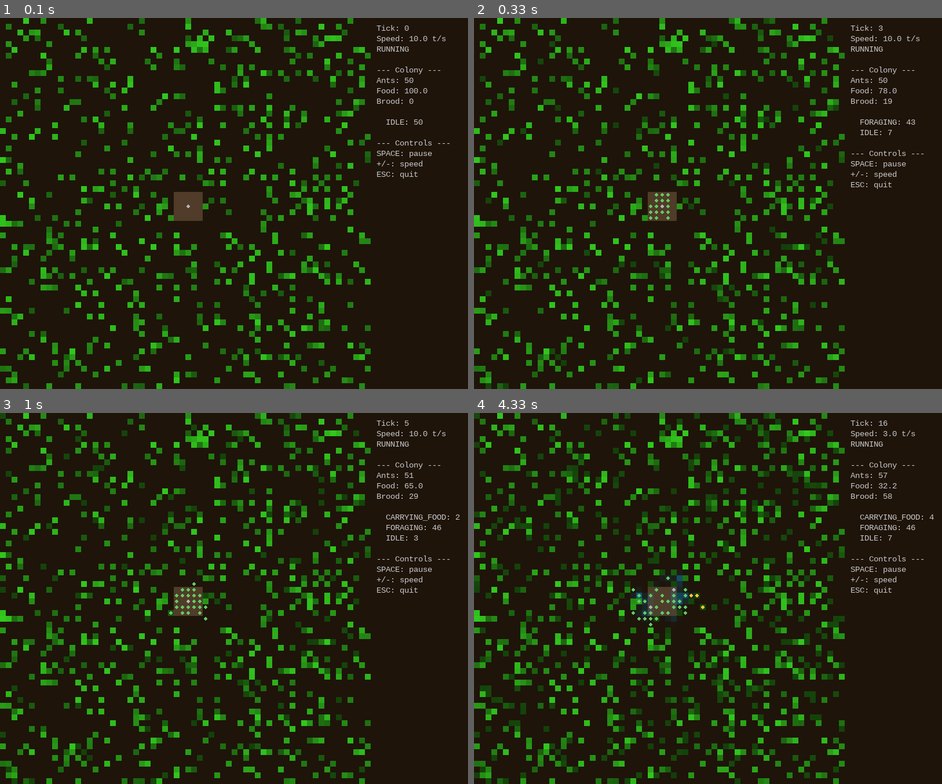
Above: before the commit, frames 1-4 (two rows, left to right).
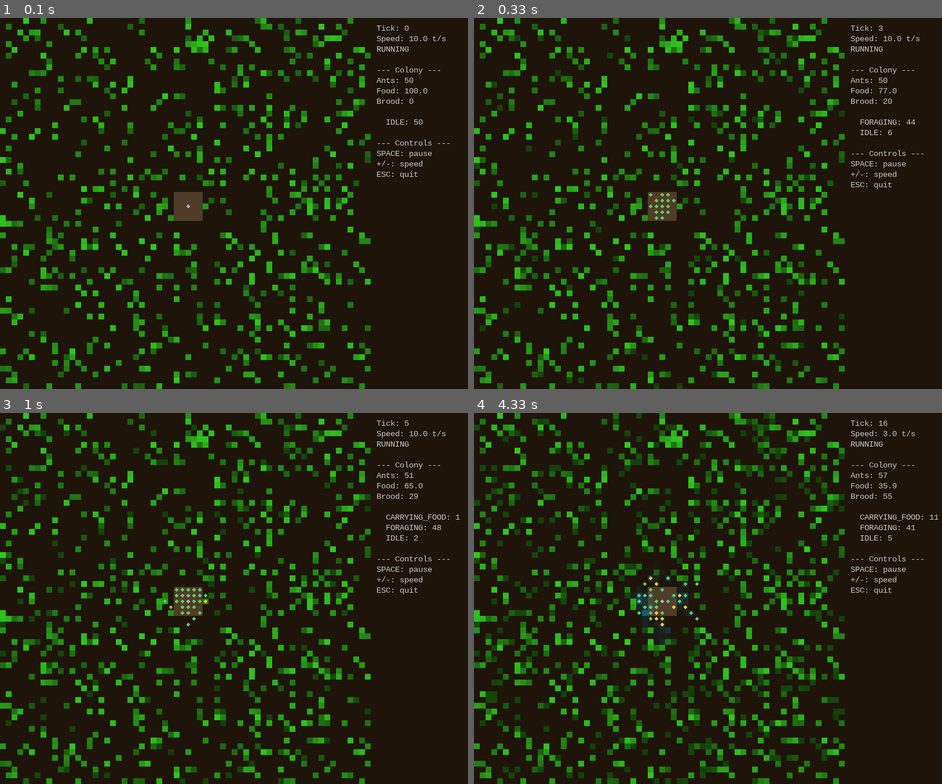
Above: after the commit, the same moments.

Repository: petrofang/anthemyr
Game: pygame game, started from anthemyr/__main__.py
Same seed, same stepped clock (60 frames per second), same inputs: the game is played once before the commit and once after it.
Inputs:
- Up to frame 1 (0.1 s): no input
- Up to frame 2 (0.33 s): no input
- Up to frame 3 (1 s): tap Space at 0.33, 0.73 s
- Up to frame 4 (4.33 s): tap Space at 1.03, 1.23, 1.57, 1.87, 2.07, 2.37, 2.63, 2.97, 3.27, 3.4, 3.8, 4.1 s; tap - at 2.15, 3.48 s

Frame 1 is identical in both runs. In frame 2, 2.4% of the frame differs, in the area x 0-95%, y 0-100%; in frame 3, 3.9%; in frame 4, 11%, in the area x 0-100%, y 0-100%.

Commit message:
Randomise ant starting HP (0.8-1.2) to prevent mass die-off cliff

Diff:
--- a/anthemyr/colony/ant.py
+++ b/anthemyr/colony/ant.py
@@ -87,7 +87,8 @@
             "brood": float(rng.normal(traits.brood_care_threshold_mean, var)),
             "waste": float(rng.normal(traits.waste_threshold_mean, var)),
         }
-        return cls(x=x, y=y, thresholds=thresholds)
+        hp = float(rng.uniform(0.8, 1.2))
+        return cls(x=x, y=y, hp=hp, thresholds=thresholds)
 
     def update(
         self,
